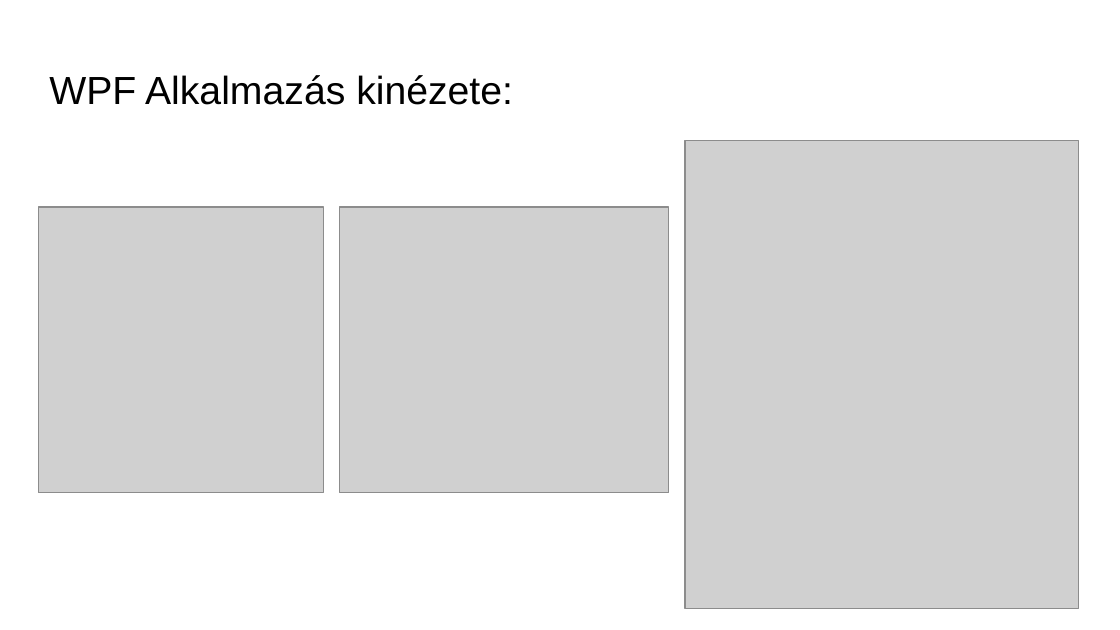
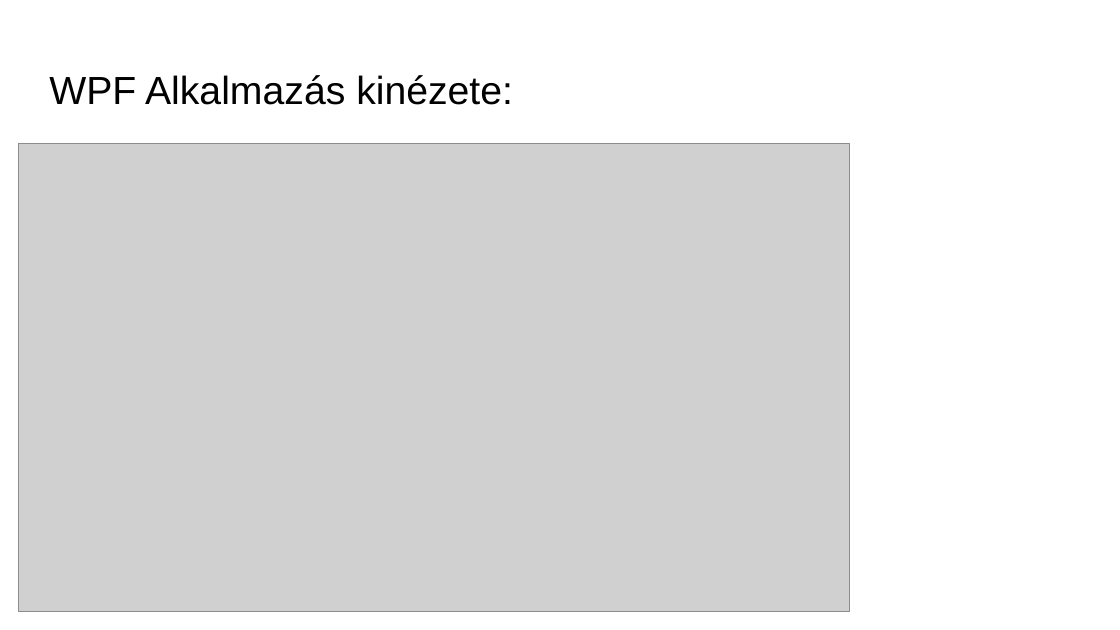
Before and after one commit to kirschg/-telfut-r, a slide deck: slide 14 of etelfutar_ppt_uj.pptx. Drawn at 1120x630 pixels with LibreOffice and Linux fonts; fonts in the diff are those of the drawing; grey boxes stand for pictures; background and template pictures are left out. Boxes give left, top, right and bottom in pixels: in the first picture for what was removed or moved away, otherwise in the second. Text is boxed around its words. In the diff, an @@ line names an element or a change of style, - is before the commit and + after.

```diff
--- a/etelfutar_ppt_uj.pptx
+++ b/etelfutar_ppt_uj.pptx
@@ picture: place and size @@
-picture at [38, 207, 323, 493]
+picture at [19, 143, 850, 612]
@@ picture removed at [685, 141, 1079, 609] @@
@@ picture removed at [339, 207, 669, 493] @@
```
Also in this commit, not shown: 1 other slide changed.
